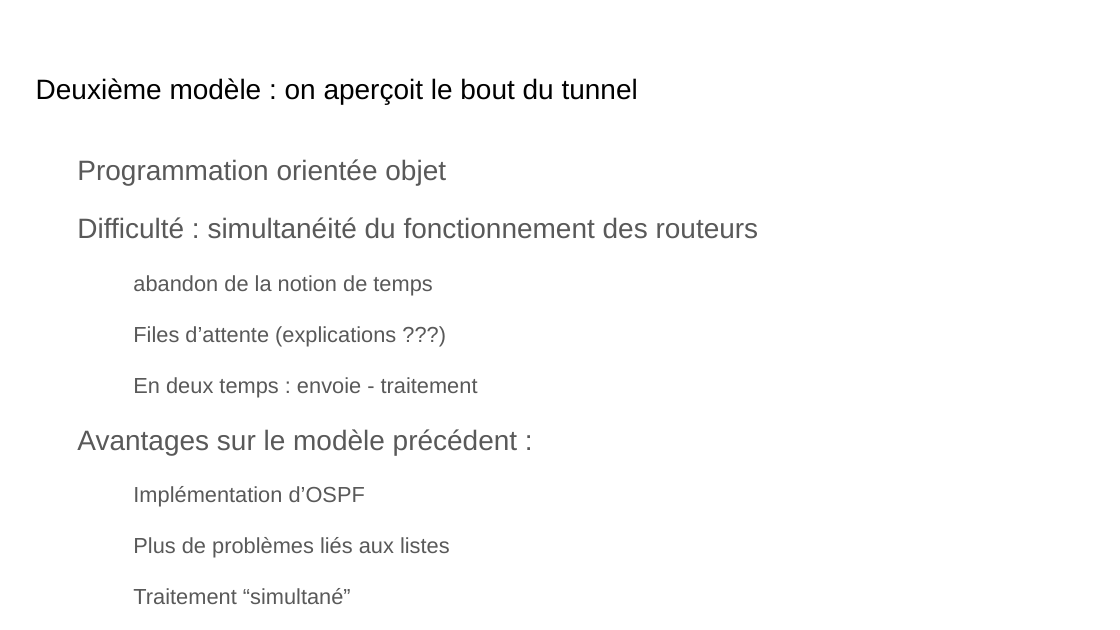
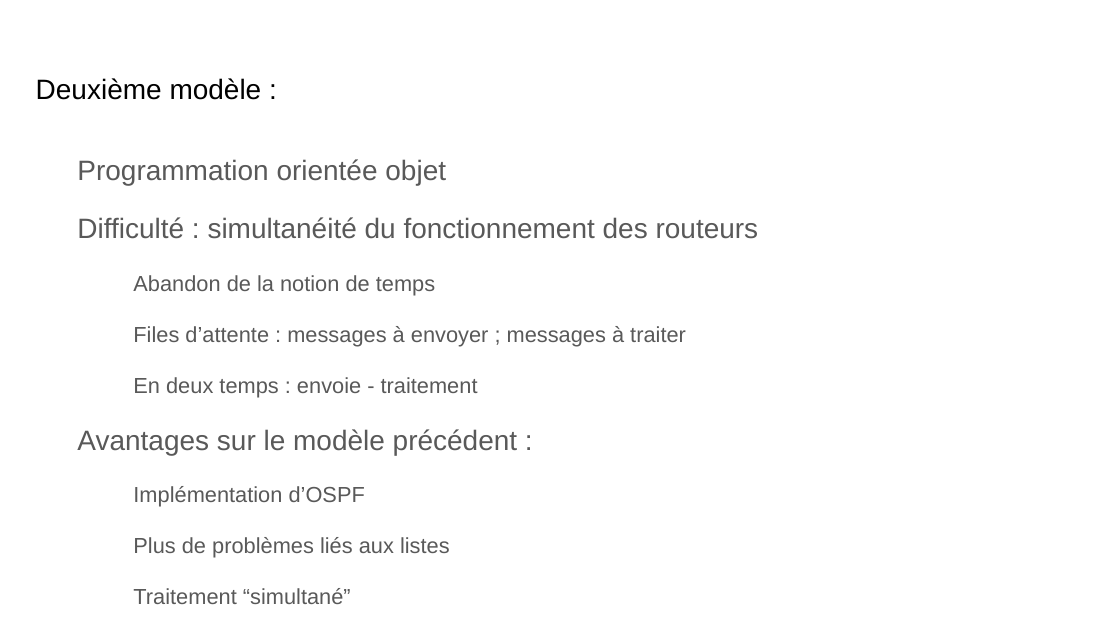
Before and after one commit to Sinvers/network, a slide deck: slide 13 of PresentationTIPE.odp (slide 9 before the commit). Drawn at 1120x630 pixels with LibreOffice and Linux fonts; fonts in the diff are those of the drawing. Boxes give left, top, right and bottom in pixels: in the first picture for what was removed or moved away, otherwise in the second. Text is boxed around its words. In the diff, an @@ line names an element or a change of style, - is before the commit and + after.

```diff
--- a/PresentationTIPE.odp
+++ b/PresentationTIPE.odp
@@ text at [36,78,262,100]: text changed @@
-Deuxième modèle : on aperçoit le bout du tunnel
+Deuxième modèle :
@@ text at [133,275,686,346]: text changed @@
-abandon de la notion de temps
-Files d’attente (explications ???)
+Abandon de la notion de temps
+Files d’attente : messages à envoyer ; messages à traiter
```
Also in this commit, not shown: 6 other slides changed, 17 slides added, 4 slides removed, 2 other files.
